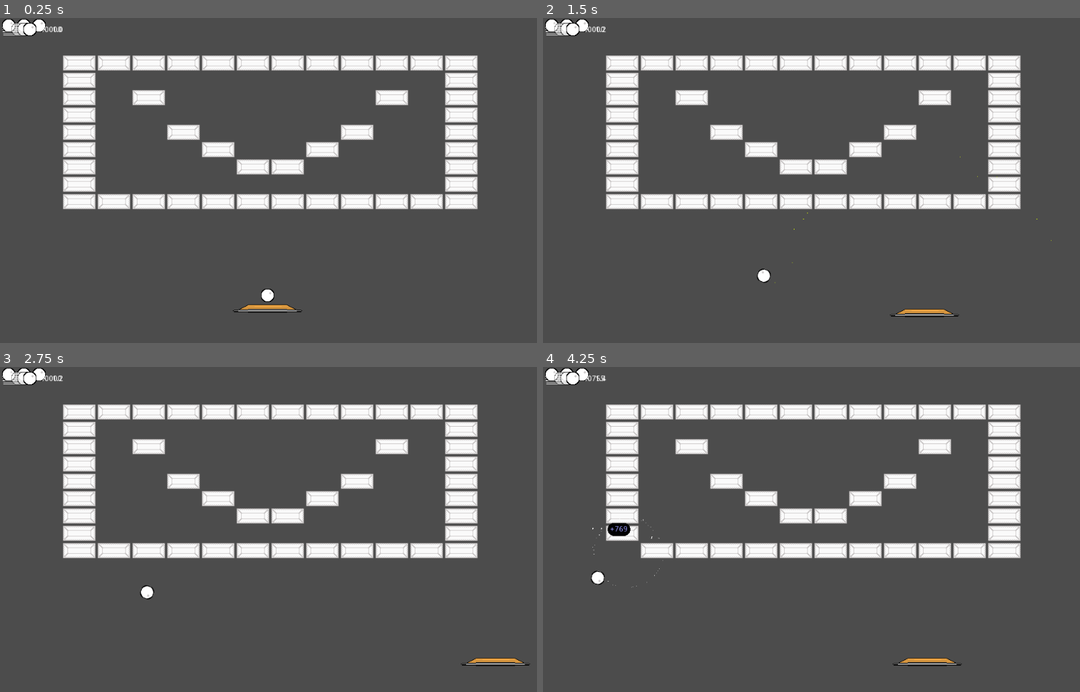
Above: before the commit, frames 1-4 (two rows, left to right).
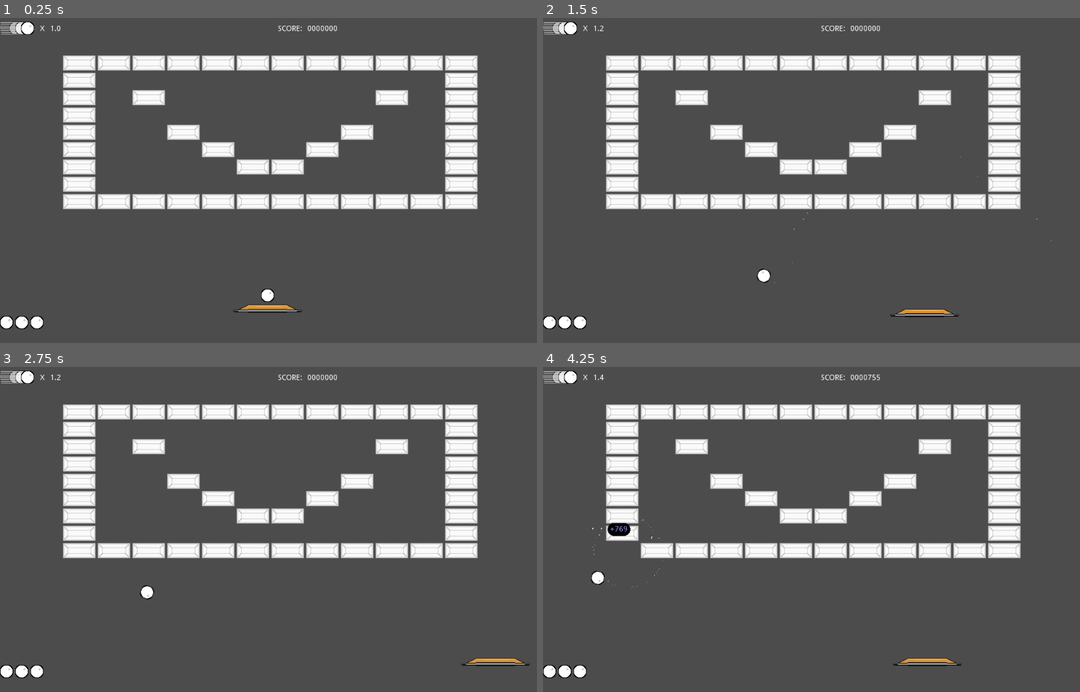
Above: after the commit, the same moments.

Repository: Anatolij-Grigorjev/Breakout4Godot
Game: Godot game, scene res://BreakoutGame.tscn
The game is run twice, just before and just after one commit, with the same random seed, the same clock (stepped at 60 frames per second) and the same inputs.
Inputs (mouse positions are in pixels of both pictures, inside the frame that each line leads up to):
- Up to frame 1 (0.25 s): no input
- Up to frame 2 (1.5 s): tap Enter (ui_accept) at 0.5, 0.77 s; move the mouse to (945, 164) at 0.52 s; hold Right (ui_right) 0.53-1.25 s; tap Alt at 0.6 s; click (945, 164) at 0.67 s; drag from (709, 196) to (795, 245) at 1.27 s
- Up to frame 3 (2.75 s): move the mouse to (332, 458) at 2.02 s; hold Right (ui_right) from 2.03 s (still down); tap Shift at 2.1 s
- Up to frame 4 (4.25 s): release Right (ui_right) at 2.75 s; drag from (795, 594) to (655, 480) at 2.77 s; move the mouse to (988, 578) at 3.52 s; hold Left (ui_left) from 3.53 s (still down); tap Ctrl at 3.6 s; tap Enter (ui_accept) at 3.77 s

The runs differ from the first frame. In frame 1, 0.7% of the frame differs, in the area x 0-63%, y 0-96%; in frame 2, 0.7%; in frame 3, 0.7%; in frame 4, 0.7%.

Commit message:
arrange GUI elements in game scene

Diff:
--- a/game/BreakoutGame.gd
+++ b/game/BreakoutGame.gd
@@ -11,8 +11,9 @@
 onready var paddle = $Paddle
 onready var ballSmokes = $ParticlesBattery
 onready var cameraShake = $Camera2D/ScreenShake
-onready var scoreCounter = $TotalScore
-onready var livesCounter = $LivesCounter
+
+onready var scoreCounter = $GUI/GameHUD/ScoresHUD/AccumCounter
+onready var livesCounter = $GUI/GameHUD/LivesHUD/LivesCounter
 onready var ballLossArea = $BallLossArea
 
 var currentScore := 0
--- a/game/BreakoutGame.tscn
+++ b/game/BreakoutGame.tscn
@@ -1,15 +1,13 @@
-[gd_scene load_steps=12 format=2]
+[gd_scene load_steps=10 format=2]
 
-[ext_resource path="res://gui/BallSpeedIcon.tscn" type="PackedScene" id=1]
+[ext_resource path="res://gui/GameHUD.tscn" type="PackedScene" id=1]
 [ext_resource path="res://bricks/BricksMap.tscn" type="PackedScene" id=2]
 [ext_resource path="res://Barrier.tscn" type="PackedScene" id=3]
 [ext_resource path="res://BallCollideSmoke.tscn" type="PackedScene" id=4]
 [ext_resource path="res://BreakoutGame.gd" type="Script" id=5]
 [ext_resource path="res://tools/ParticlesBattery.gd" type="Script" id=6]
 [ext_resource path="res://tools/CameraShake.tscn" type="PackedScene" id=7]
-[ext_resource path="res://gui/AccumCounter.tscn" type="PackedScene" id=8]
 [ext_resource path="res://paddle/Paddle.tscn" type="PackedScene" id=9]
-[ext_resource path="res://gui/LivesCounter.tscn" type="PackedScene" id=10]
 [ext_resource path="res://BallLossArea.tscn" type="PackedScene" id=11]
 
 [node name="BreakoutGame" type="Node2D"]
@@ -34,8 +32,6 @@
 [node name="BarrierRight" parent="." instance=ExtResource( 3 )]
 position = Vector2( 1044, 0 )
 
-[node name="TotalScore" parent="." instance=ExtResource( 8 )]
-
 [node name="ParticlesBattery" type="Node2D" parent="."]
 script = ExtResource( 6 )
 
@@ -55,6 +51,6 @@
 [node name="BallLossArea" parent="." instance=ExtResource( 11 )]
 position = Vector2( 515, 613 )
 
-[node name="LivesCounter" parent="." instance=ExtResource( 10 )]
+[node name="GUI" type="CanvasLayer" parent="."]
 
-[node name="BallSpeedIcon" parent="." instance=ExtResource( 1 )]
+[node name="GameHUD" parent="GUI" instance=ExtResource( 1 )]
--- a/game/gui/GameHUD.tscn
+++ b/game/gui/GameHUD.tscn
@@ -8,8 +8,26 @@
 anchor_right = 1.0
 anchor_bottom = 1.0
 
-[node name="AccumCounter" parent="." instance=ExtResource( 2 )]
+[node name="ScoresHUD" type="HBoxContainer" parent="."]
+anchor_right = 1.0
+margin_bottom = 50.0
+alignment = 1
+
+[node name="AccumCounter" parent="ScoresHUD" instance=ExtResource( 2 )]
+margin_left = 512.0
+margin_right = 512.0
+margin_bottom = 50.0
 
 [node name="BallSpeedIcon" parent="." instance=ExtResource( 1 )]
 
-[node name="LivesCounter" parent="." instance=ExtResource( 3 )]
+[node name="LivesHUD" type="HBoxContainer" parent="."]
+anchor_top = 1.0
+anchor_right = 1.0
+anchor_bottom = 1.0
+margin_top = -50.0
+
+[node name="LivesCounter" parent="LivesHUD" instance=ExtResource( 3 )]
+margin_right = 1024.0
+margin_bottom = 50.0
+size_flags_horizontal = 3
+size_flags_stretch_ratio = 10.0
